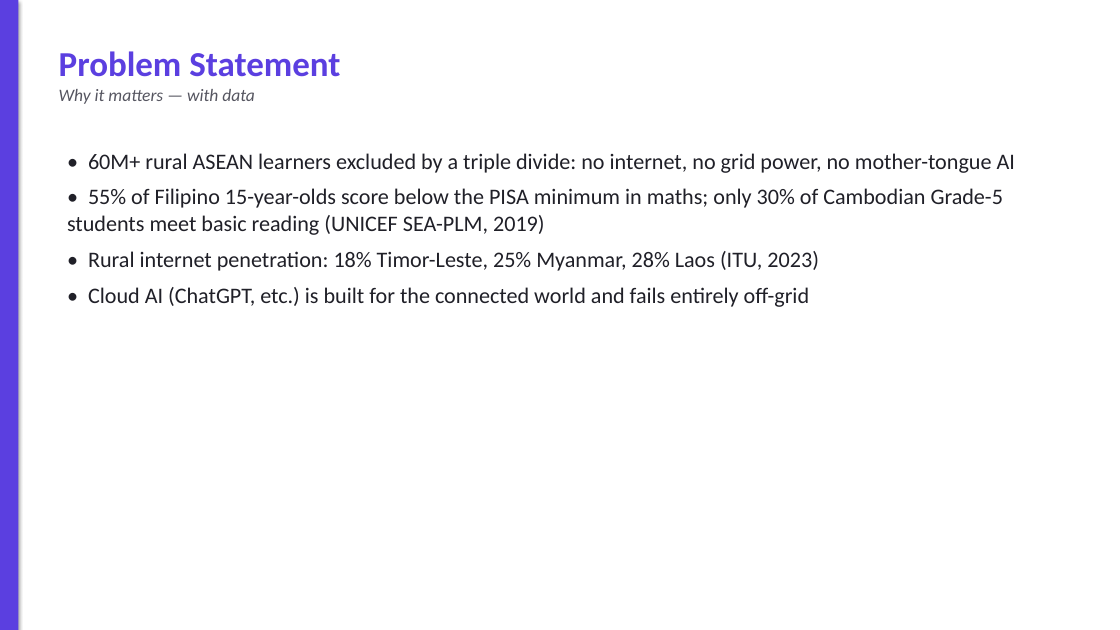
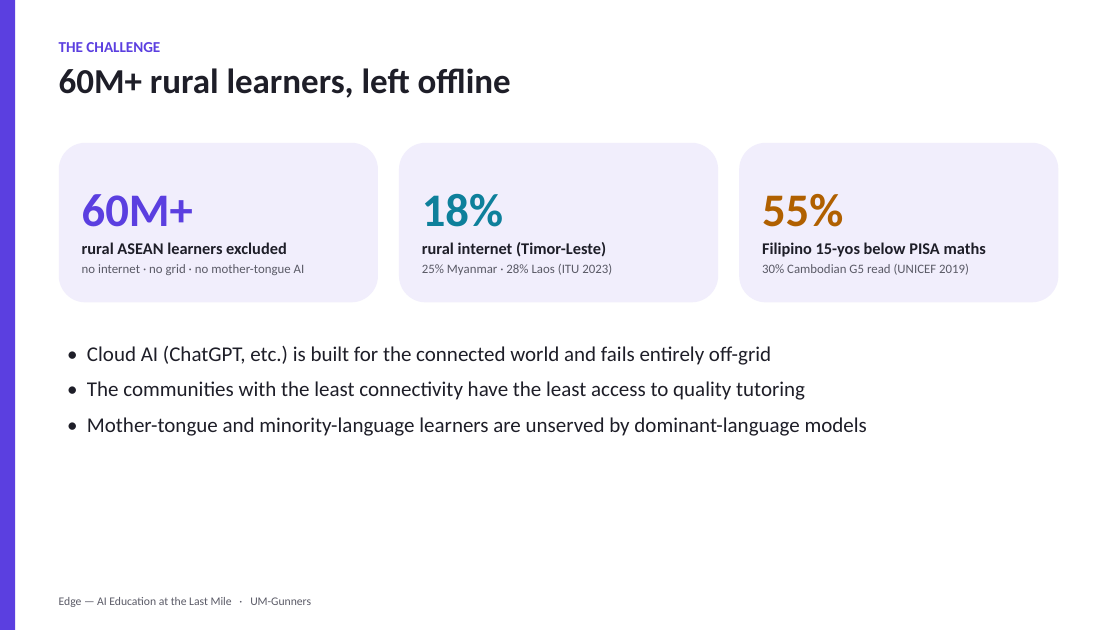
Before and after one commit to fciacia/EduNode, a slide deck: slide 2 of docs/AI for Education_University of Malaya_UM-Gunners_PitchDeck.pptx. Drawn at 1120x630 pixels with LibreOffice and Linux fonts; fonts in the diff are those of the drawing. Boxes give left, top, right and bottom in pixels: in the first picture for what was removed or moved away, otherwise in the second. Text is boxed around its words. In the diff, an @@ line names an element or a change of style, - is before the commit and + after.

Commit message:
docs: upgrade pitch deck — charts, architecture diagram, stat cards, screenshot
Rebuilds the deck visually: before/after language-bias chart, RAG-quality chart,
a 4-agent architecture diagram, problem->fix rows, big stat callouts, two-column
comparison, scalability roadmap, and a real grounded-answer product screenshot
(Verified badge + citations + diagram). Metrics remain the real measured values.

```diff
--- a/docs/AI for Education_University of Malaya_UM-Gunners_PitchDeck.pptx
+++ b/docs/AI for Education_University of Malaya_UM-Gunners_PitchDeck.pptx
@@ rectangle at [0,0,15,630]: shadow off @@
@@ text at [59,42,511,94]: text changed; size 15 to 30 pt; text colour #555560 to #1E1E28; bold on; italic off @@
-Problem Statement
-Why it matters — with data
+THE CHALLENGE
+60M+ rural learners, left offline
@@ rounded rectangle added at [59,143,378,302], fill #F1EEFC, 11 pt, text #5A5A66 @@
+60M+
+rural ASEAN learners excluded
+no internet · no grid · no mother-tongue AI
@@ rounded rectangle added at [399,143,718,302], fill #F1EEFC, 11 pt, text #5A5A66, bold @@
+18%
+rural internet (Timor-Leste)
+25% Myanmar · 28% Laos (ITU 2023)
@@ rounded rectangle added at [739,143,1059,302], fill #F1EEFC, 11 pt, text #5A5A66, bold @@
+55%
+Filipino 15-yos below PISA maths
+30% Cambodian G5 read (UNICEF 2019)
@@ text removed at [67,153,1015,307] @@
-• 60M+ rural ASEAN learners excluded by a triple divide: no internet, no grid power, no mother-tongue AI
-• 55% of Filipino 15-year-olds score below the PISA minimum in maths; only 30% of Cambodian Grade-5 students meet basic reading (UNICEF SEA-PLM, 2019)
-• Rural internet penetration: 18% Timor-Leste, 25% Myanmar, 28% Laos (ITU, 2023)
-• Cloud AI (ChatGPT, etc.) is built for the connected world and fails entirely off-grid
@@ text added at [87,346,867,436], 18 pt, text #1E1E28 @@
+• Cloud AI (ChatGPT, etc.) is built for the connected world and fails entirely off-grid
+• The communities with the least connectivity have the least access to quality tutoring
+• Mother-tongue and minority-language learners are unserved by dominant-language models
@@ text added at [59,597,311,607], 10 pt, text #5A5A66 @@
+Edge — AI Education at the Last Mile · UM-Gunners
```
Also in this commit, not shown: 11 other slides changed, 3 slides added, 3 slides removed, 3 other files.
